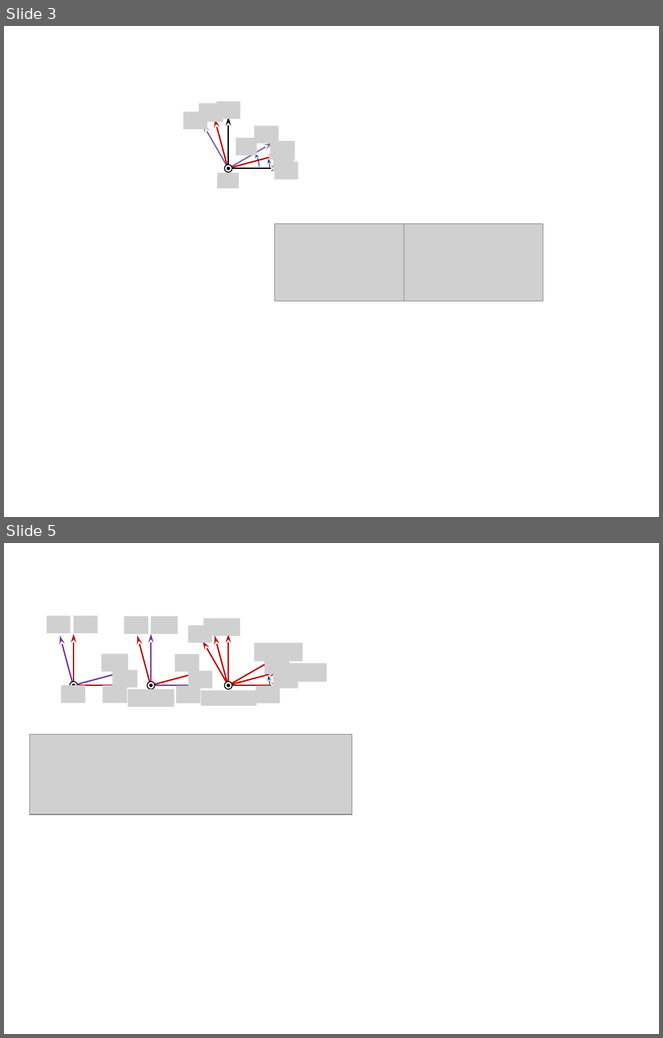
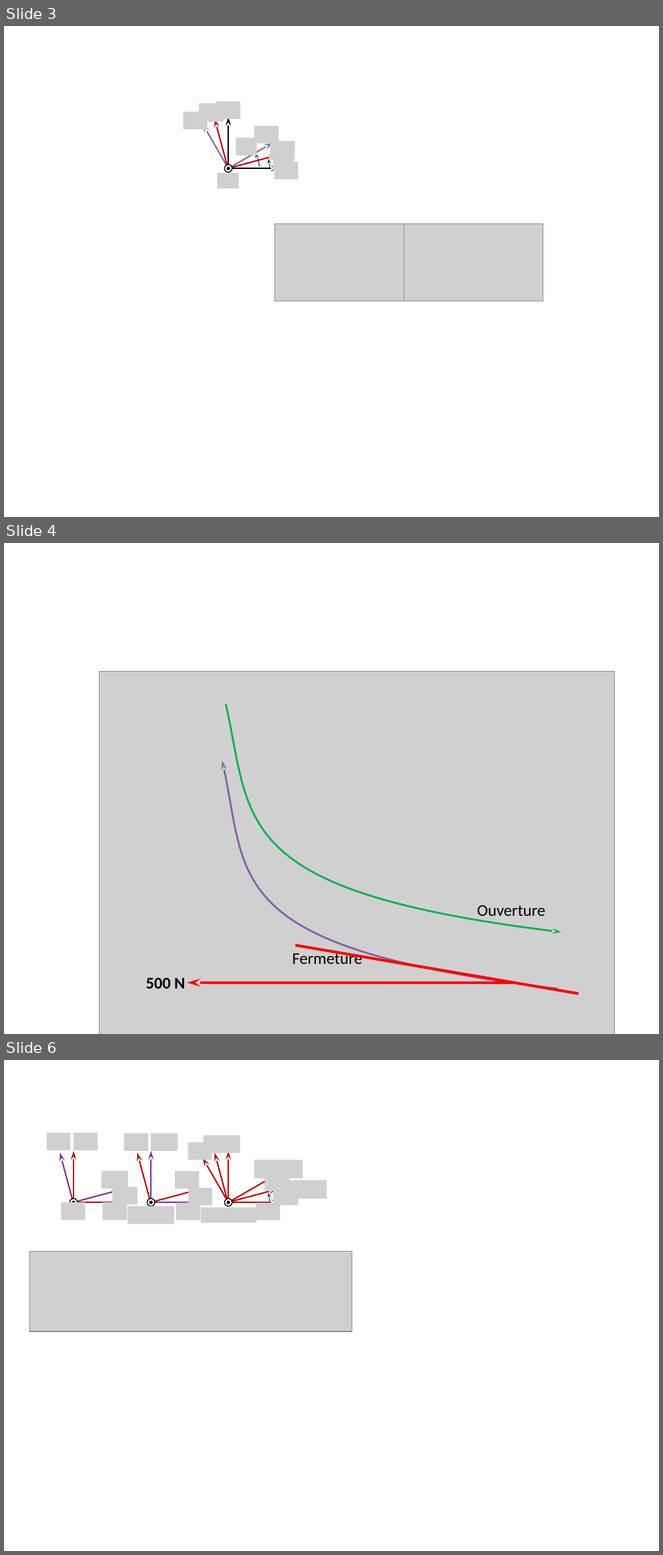
Before and after one commit to xpessoles/Cy_04_PSI_ModelisationDynamique, a slide deck: Revisions_Statique/Fiche_01_Statique_2D_TD_01_Hayon/images/Figures.pptx. Shown one above the other, each under a label of ours: slides 3 and 5 before the commit, slides 3, 4 and 6 after it; the slides between them are not shown. The pictures are 663x1038 and 663x1555 pixels, drawn with LibreOffice and Linux fonts; fonts in the diff are those of the drawing; grey boxes stand for pictures. Boxes give left, top, right and bottom in pixels: in the first picture for what was removed or moved away, otherwise in the second. Text is boxed around its words. In the diff, an @@ line names an element or a change of style, - is before the commit and + after.

```diff
--- a/Revisions_Statique/Fiche_01_Statique_2D_TD_01_Hayon/images/Figures.pptx
+++ b/Revisions_Statique/Fiche_01_Statique_2D_TD_01_Hayon/images/Figures.pptx
@@ slide 4 added at [4,543,659,1034], background #FFFFFF @@
@@ picture added at [99,672,615,1034] @@
@@ freeform shape added at [226,704,562,932], outline #00B050 2 pt @@
@@ freeform shape added at [222,761,558,989], outline #8064A2 2 pt @@
@@ text added at [477,905,545,921], 18 pt, text #000000 @@
+Ouverture
@@ text added at [293,951,363,964], 18 pt, text #000000 @@
+Fermeture
@@ line added from (579, 994) to (296, 945), #FF0000 3 pt @@
@@ text added at [146,978,185,989], 18 pt, text #000000, bold @@
+500 N
@@ arrow added from (512, 983) to (187, 983), #FF0000 3 pt @@
@@ what was slide 5 is now slide 6 @@
```
Also in this commit, not shown: 1 slide changed, 3 other files.
